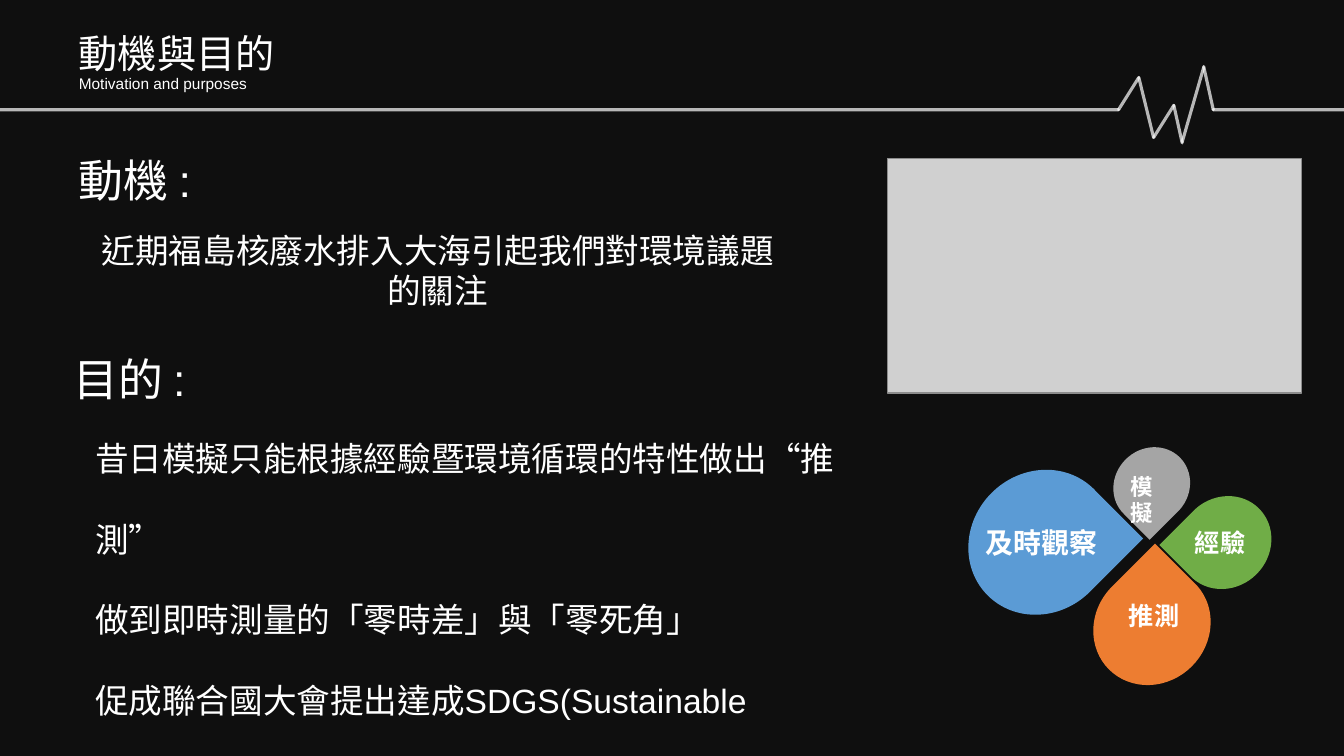
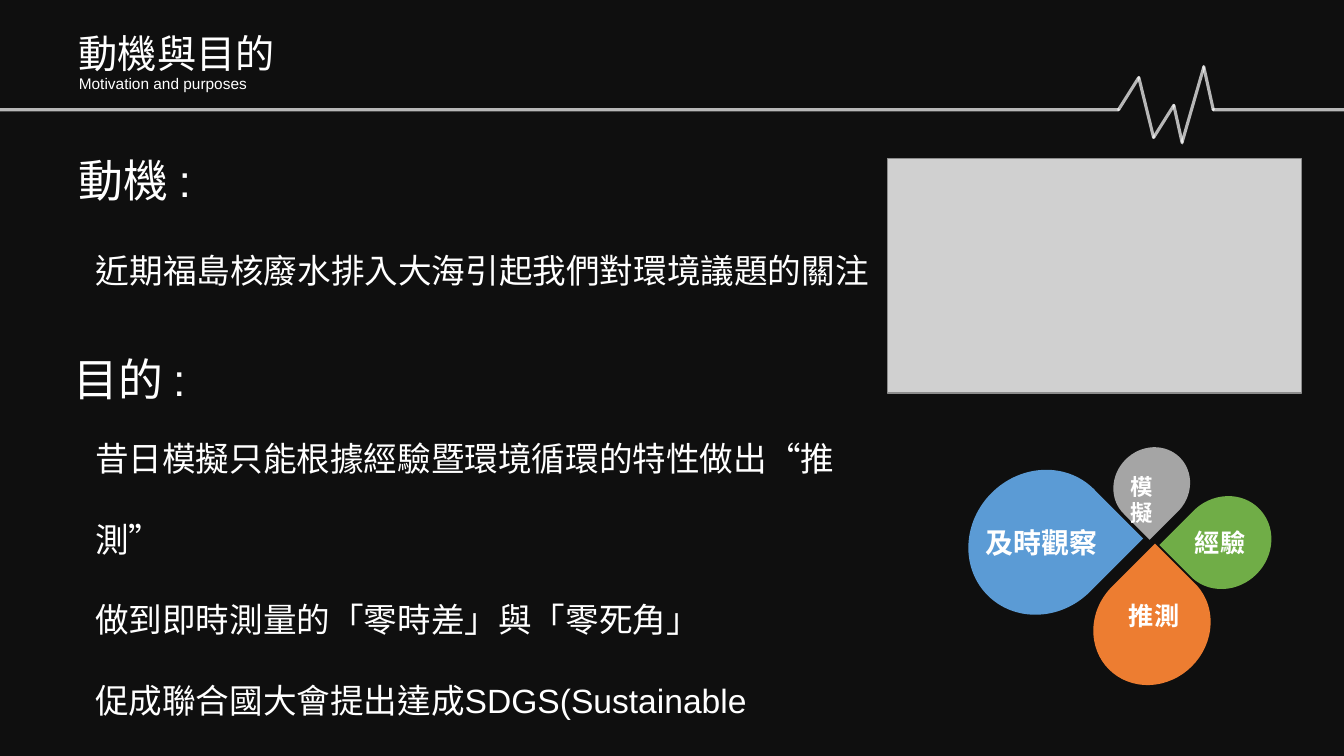
Before and after one commit to Sikako/hackthon, a slide deck: slide 4 of bigdata.pptx. Drawn at 1344x756 pixels with LibreOffice and Linux fonts; fonts in the diff are those of the drawing; grey boxes stand for pictures; background and template pictures are left out; a plain dark background stands for a picture behind light text. Boxes give left, top, right and bottom in pixels: in the first picture for what was removed or moved away, otherwise in the second. Text is boxed around its words. In the diff, an @@ line names an element or a change of style, - is before the commit and + after.

```diff
--- a/bigdata.pptx
+++ b/bigdata.pptx
@@ text "近期福島核廢水排入大海引起我們對環境議題的關注" rewrapped from bbox=[102, 234, 774, 306] to bbox=[96, 254, 869, 286] @@
```
Also in this commit, not shown: 6 other slides changed.
